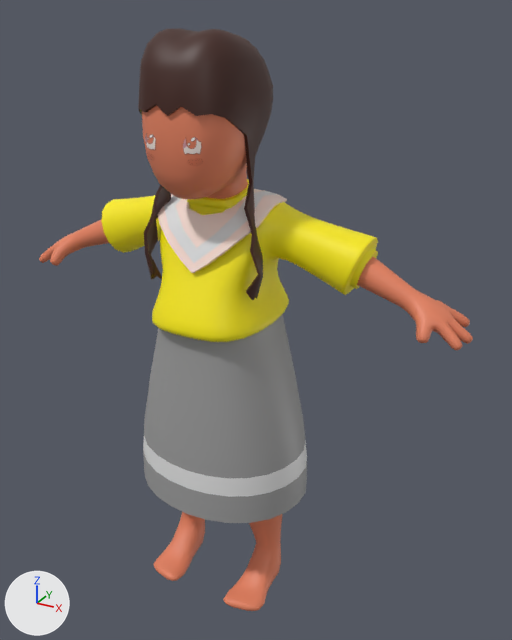
Renders of the FBX model Assets/Models/Genoveva.fbx from each side of a commit.
One viewpoint serves both versions: a camera (50 mm lens) standing at (1.109, -1.826, 1.923) and looking at (0.087, 0.032, 0.994). Every picture has the same lights, and +X, +Y and +Z are marked at lower left.

The scene before the commit, as lines of its bpy script (objects in view):
```python
mat_faction = principled_material('Faction')
mat_faction.base_color = (0.8, 0.8, 0.8)  # white #e7e7e7
me_plane_006 = bpy.data.meshes.new('Plane.006')
me_plane_006.from_pydata(...)  # 4014 vertices, 4006 faces; spans x -0.78..0.78, y -0.28..0.22, z 0.0..1.87
# faces by material slot: [43, 3923, 40]
me_plane_006.materials.append(mat_faction)  # white #e7e7e7
me_plane_006.materials.append(mat_genoveva)  # picture img_genoveva_png
me_plane_006.materials.append(mat_genoveva_face)
ob_plane_002 = bpy.data.objects.new('Plane.002', me_plane_006)
ob_plane_002.location = (0.0, 0.0, 0.0)
```
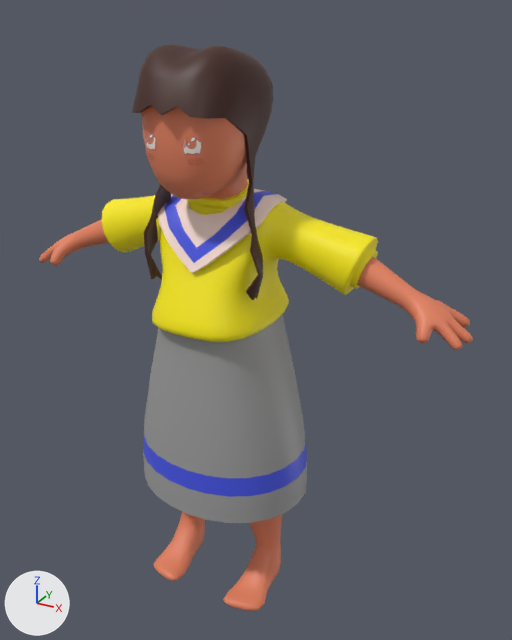
The change, as a list of edits to the scene's bpy script:
```text
Change mat_faction:
    mat_faction.base_color: (0.8, 0.8, 0.8) -> (0.0649, 0.0947, 0.8)  # white #e7e7e7 -> blue #4857e7
Change me_plane_006:
    used by ob_plane_002; location = (0.0, 0.0, 0.0)
    remove me_plane_006.from_pydata(...)  # 4014 vertices, 4006 faces; spans x -0.78..0.78, y -0.28..0.22, z 0.0..1.87
    add me_plane_006.from_pydata(...)  # 4014 vertices, 4006 faces; spans x -0.78..0.78, y -0.31..0.22, z 0.0..1.83
    me_plane_006 part 1: 409 of 4014 vertices moved; they spanned x -0.14..0.14, y -0.28..0.09, z 1.67..1.87 and now span x -0.14..0.14, y -0.31..0.09, z 1.67..1.83; mean shift (0.0, 0.0, -0.03); largest move (0.0, -0.03, 1.85) -> (0.0, -0.03, 1.81)
    me_plane_006 part 2: edges marked sharp go from 187 to 181
```

Changed parts and their boxes (x1, y1, x2, y2) in the pictures (512 x 640 px; the box of a moved part takes in the faces that stretch with it):
'Plane.002', recoloured, reshaped, shading changed (white to blue)
    before: (39, 28, 473, 611)
    after: (39, 44, 473, 611)
part 1 of me_plane_006, moved or reshaped
    before: (138, 28, 273, 118)
    after: (132, 44, 273, 119)
part 2 of me_plane_006, shading changed
    both: (39, 78, 473, 611)
